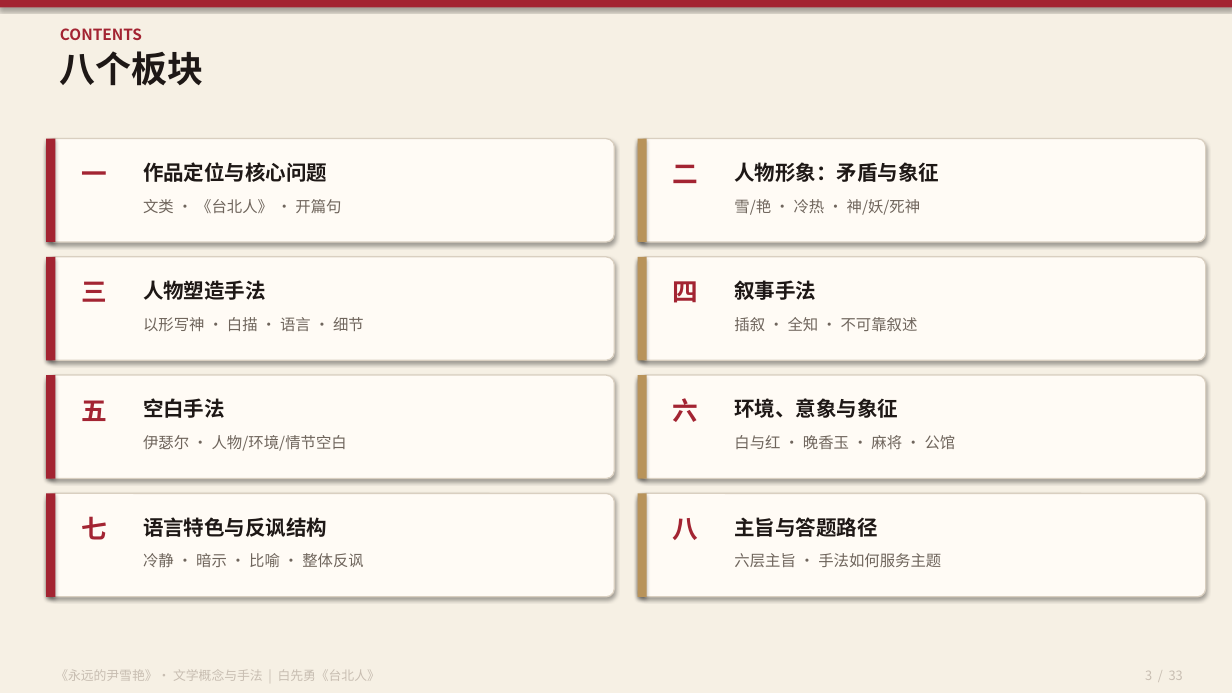
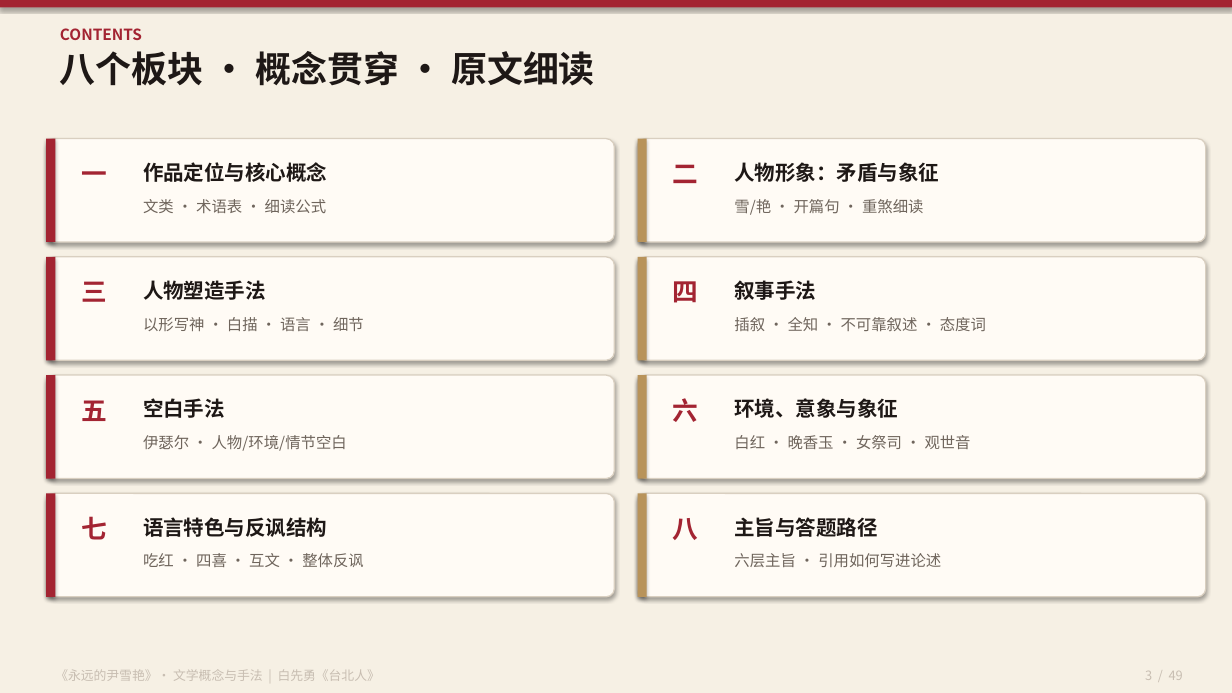
Before and after one commit to cuijinqueen-cyber/IBDP-Chinese-A, a slide deck: slide 3 of Forever-Yin-Xueyan.pptx. Drawn at 1232x693 pixels with LibreOffice and Linux fonts; fonts in the diff are those of the drawing. Boxes give left, top, right and bottom in pixels: in the first picture for what was removed or moved away, otherwise in the second. Text is boxed around its words. In the diff, an @@ line names an element or a change of style, - is before the commit and + after.

```diff
--- a/Forever-Yin-Xueyan.pptx
+++ b/Forever-Yin-Xueyan.pptx
@@ text at (60,51,595,86): text changed @@
-八个板块
+八个板块 · 概念贯穿 · 原文细读
@@ text at (143,162,327,182): text changed @@
-作品定位与核心问题
+作品定位与核心概念
@@ text at (143,199,327,213): text changed @@
-文类 · 《台北人》 · 开篇句
+文类 · 术语表 · 细读公式
@@ text at (734,199,924,215): text changed @@
-雪/艳 · 冷热 · 神/妖/死神
+雪/艳 · 开篇句 · 重煞细读
@@ text at (734,317,986,331): text changed @@
-插叙 · 全知 · 不可靠叙述
+插叙 · 全知 · 不可靠叙述 · 态度词
@@ text at (734,435,971,449): text changed @@
-白与红 · 晚香玉 · 麻将 · 公馆
+白红 · 晚香玉 · 女祭司 · 观世音
@@ text at (143,553,364,567): text changed @@
-冷静 · 暗示 · 比喻 · 整体反讽
+吃红 · 四喜 · 互文 · 整体反讽
@@ text at (734,553,941,567): text changed @@
-六层主旨 · 手法如何服务主题
+六层主旨 · 引用如何写进论述
@@ text at (1145,671,1183,680): text changed @@
-3 / 33
+3 / 49
```
Also in this commit, not shown: 31 other slides changed, 16 slides added, 6 other files.
